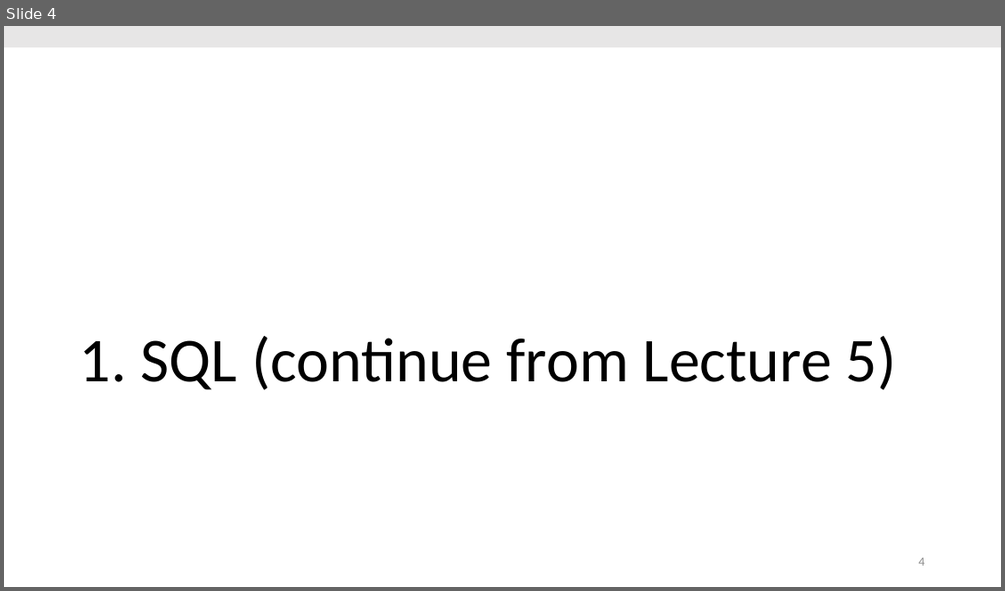
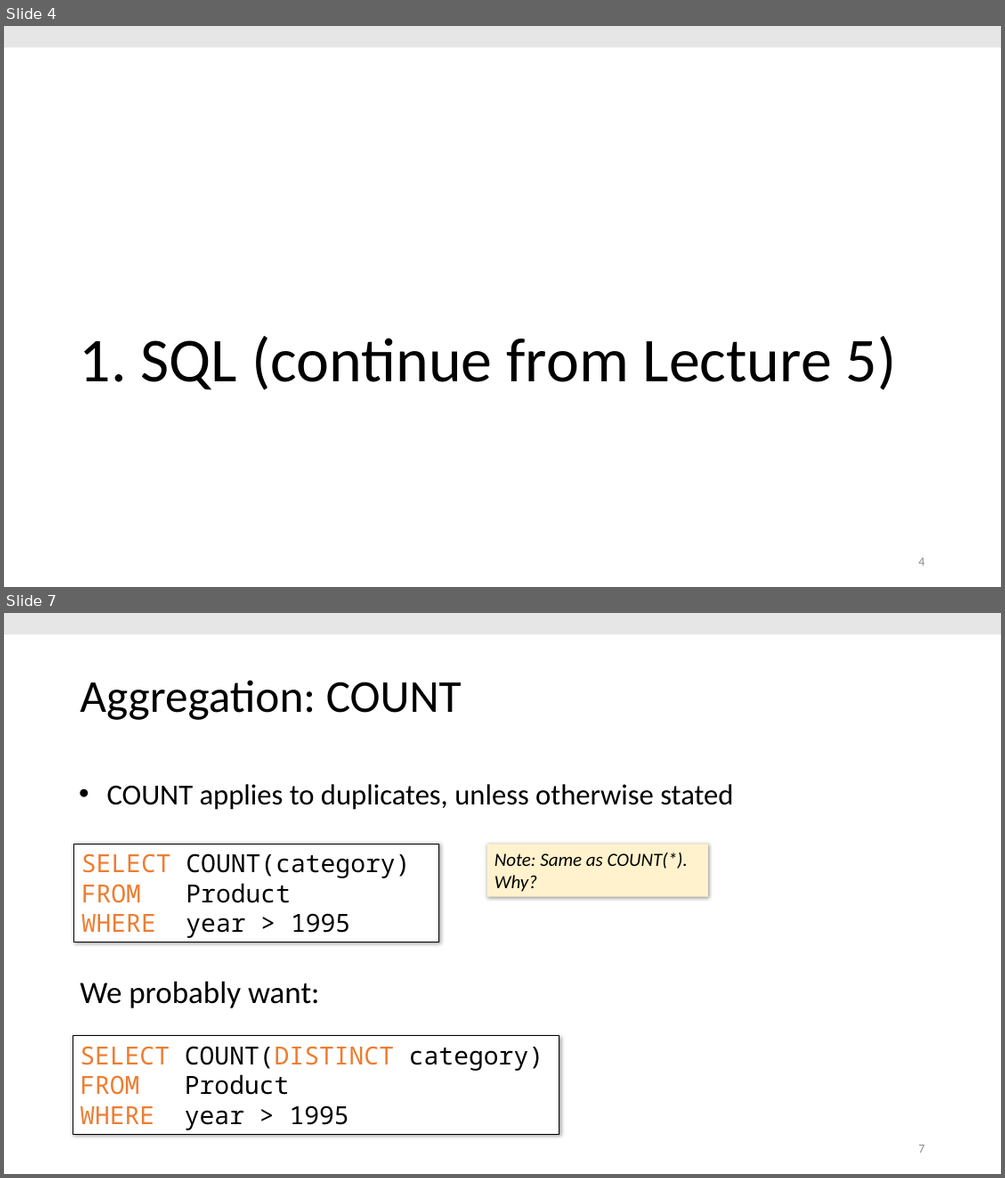
Before and after one commit to thodrek/cs639_spring19, a slide deck: lectures/lecture-6/Lecture_6_Princ.pptx. Shown one above the other, each under a label of ours: slide 4 before the commit, slides 4 and 7 after it; the slides between them are not shown. The pictures are 1005x591 and 1005x1178 pixels, drawn with LibreOffice and Linux fonts; fonts in the diff are those of the drawing. Boxes give left, top, right and bottom in pixels: in the first picture for what was removed or moved away, otherwise in the second. Text is boxed around its words. In the diff, an @@ line names an element or a change of style, - is before the commit and + after.

```diff
--- a/lectures/lecture-6/Lecture_6_Princ.pptx
+++ b/lectures/lecture-6/Lecture_6_Princ.pptx
@@ slide 7 added at [4, 613, 1001, 1174], background #FFFFFF @@
@@ rectangle added at [4, 613, 1001, 634], fill #E7E6E6 @@
@@ title added at [80, 680, 461, 720], 44 pt, text #000000 @@
+Aggregation: COUNT
@@ text added at [107, 784, 733, 810], 28 pt, text #000000 @@
+• COUNT applies to duplicates, unless otherwise stated
@@ rectangle added at [74, 844, 439, 942], fill #FFFFFF, outline #000000 0.75 pt, 24 pt, text #000000 @@
+SELECT COUNT(category)
+FROM Product
+WHERE year > 1995
@@ rectangle added at [487, 844, 708, 897], fill #FFF2CC, 18 pt, text #000000, italic @@
+Note: Same as COUNT(*). Why?
@@ text added at [80, 981, 319, 1008], 30 pt, text #000000 @@
+We probably want:
@@ rectangle added at [73, 1036, 559, 1134], fill #FFFFFF, outline #000000 0.75 pt, 24 pt, text #000000 @@
+SELECT COUNT(DISTINCT category)
+FROM Product
+WHERE year > 1995
@@ page number added at [918, 1144, 924, 1152], 12 pt, text #8C8C8C @@
+7
```
Also in this commit, not shown: 15 other slides added, 3 other files.
